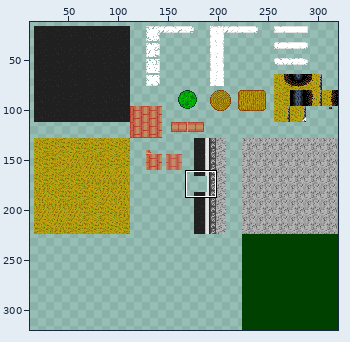
File history of a sprite sheet, Assets/Graph/images/sol_urbain_big.png. Above, an overview of the earlier version with the close-up marked.
Close-up. Old version:
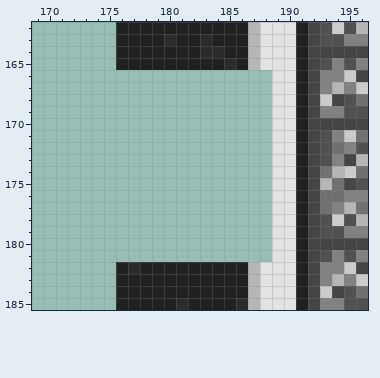
The file is 320x320 pixels. Colours within 5 levels of each other are drawn and written as one. Shown: x 169..196, y 162..185. The wide view leaves out empty margins.
And afterwards:
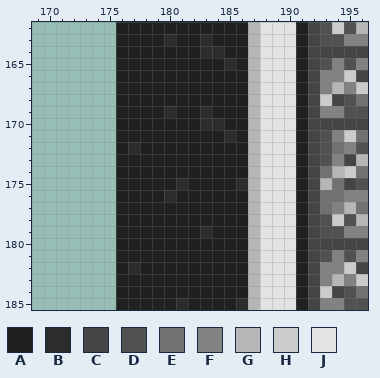
Palette (. is transparent): A #202020  B #2c2c2c  C #454545  D #515151  E #717171  F #828282  G #b6b6b6  H #cbcbcb  J #e3e3e3
Commit message: Correction big trottoir
Diff:
y 166..168: x 176..188 ............. -> AAAAAAAAAAAGJ
y 169: x 176..188 ............. -> AAAABAABAAAGJ
y 170: x 176..188 ............. -> AAAAAAABBAAGJ
y 171: x 176..188 ............. -> AAAAAAAAABAGJ
y 172: x 176..188 ............. -> ABAAAAAAAAAGJ
y 173..174: x 176..188 ............. -> AAAAAAAAAAAGJ
y 175: x 176..188 ............. -> AAAAABAAAABGJ
y 176: x 176..188 ............. -> AAAABAAAAAAGJ
y 177..178: x 176..188 ............. -> AAAAAAAAAAAGJ
y 179: x 176..188 ............. -> AAAAAAABAAAGJ
y 180..181: x 176..188 ............. -> AAAAAAAAAAAGJ
Pixel boxes of the changes (left, top, right, bottom) in both close-ups:
added: (116, 70, 272, 262)
